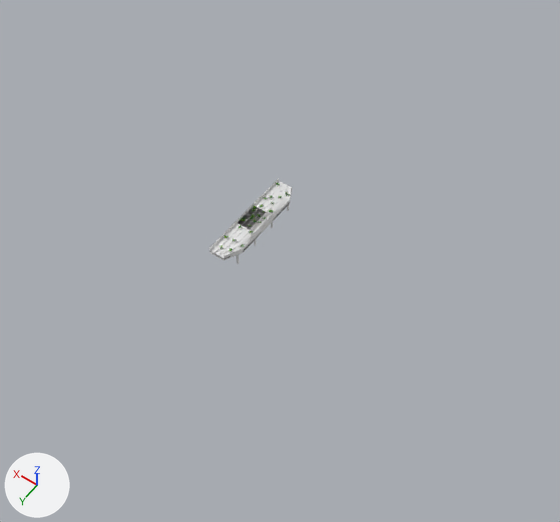
Before and after pictures for a commit that changed the FBX model Assets/Models/World/LocationNewYork/Highlinepark/Highlinepark.fbx.
Before and after are seen from a 50 mm lens placed at (-53.7, 67.9, 99.2), pointed at (-5.3, 0.2, -7.2). Every picture has the same lights, and +X, +Y and +Z are marked at lower left.

The scene before the commit, as lines of its bpy script (objects in view):
```python
me_плоскость_001 = bpy.data.meshes.new('Плоскость.001')
me_плоскость_001.from_pydata(...)  # 766 vertices, 267 faces; spans x -2.4..2.0, y -9.7..9.7, z -3.2..0.8
# faces by material slot: [180, 36, 27, 24]
me_плоскость_001.materials.append(mat_материал)  # white #e7e7e7
me_плоскость_001.materials.append(mat_материал_001)  # picture img_grass1_png
me_плоскость_001.materials.append(mat_материал_002)  # picture img_grass2_png
me_плоскость_001.materials.append(mat_материал_003)  # picture img_grass3_png
ob_highlinepark_01 = bpy.data.objects.new('Highlinepark_01', me_плоскость_001)
ob_highlinepark_01.location = (0.0, 0.0, 0.0)
```
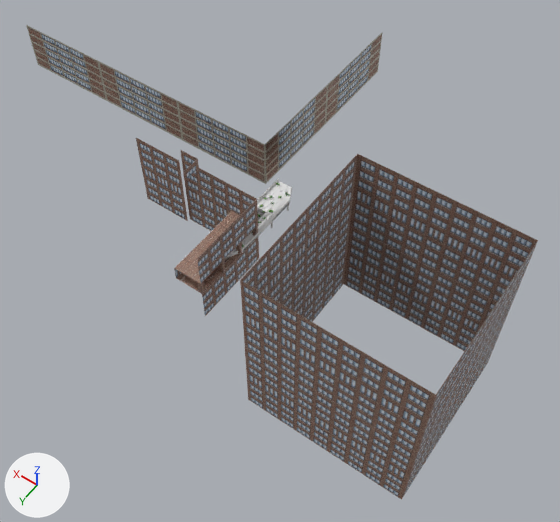
Where the change shows, as pixel boxes [x1, y1, x2, y2] in the pictures (560 x 522 px):
'HighlineparkBuild_03', added
    after: [240, 154, 538, 500]
'HighlineparkBuild_02', added
    after: [26, 25, 383, 184]
'HighlineparkBuild_01', added
    after: [136, 138, 259, 316]

The edits, one by one:
Picture 'T_NyBuildHighlinepark1.png' (img_t_nybuildhighlinepark1_png) is new.
Picture 'T_NyBuildHighlinepark2.png' (img_t_nybuildhighlinepark2_png) is new.
Material 'Материал.004' (mat_материал_004) is new.
Its texture is img_t_nybuildhighlinepark1_png (with its transparency).
Material 'Материал.005' (mat_материал_005) is new.
Its texture is img_t_nybuildhighlinepark2_png.
Mesh me_плоскость is new.
It has 23 vertices, 10 faces and spans x -17.4..42.3, y -31.5..8.3, z -5.0..5.0.
It uses material mat_материал_004 (picture img_t_nybuildhighlinepark1_png).
Mesh me_плоскость_004 is new.
It has 84 vertices, 72 faces and spans x -13.3..13.3, y -13.3..13.3, z -14.9..15.4.
It uses material mat_материал_005 (picture img_t_nybuildhighlinepark2_png).
Mesh me_плоскость_002 is new.
It has 161 vertices, 69 faces and spans x -5.4..19.7, y -4.7..10.1, z -8.3..8.9.
It uses material mat_материал_005 (picture img_t_nybuildhighlinepark2_png).
Object 'HighlineparkBuild_02' (ob_highlineparkbuild_02) is new; it shows me_плоскость.
Its location is (23.7, -19.8, 0.0).
Object 'HighlineparkBuild_03' (ob_highlineparkbuild_03) is new; it shows me_плоскость_004.
Its location is (-30.5, 11.8, 8.4).
Object 'HighlineparkBuild_01' (ob_highlineparkbuild_01) is new; it shows me_плоскость_002.
Its location is (3.0, 7.0, 1.8).
